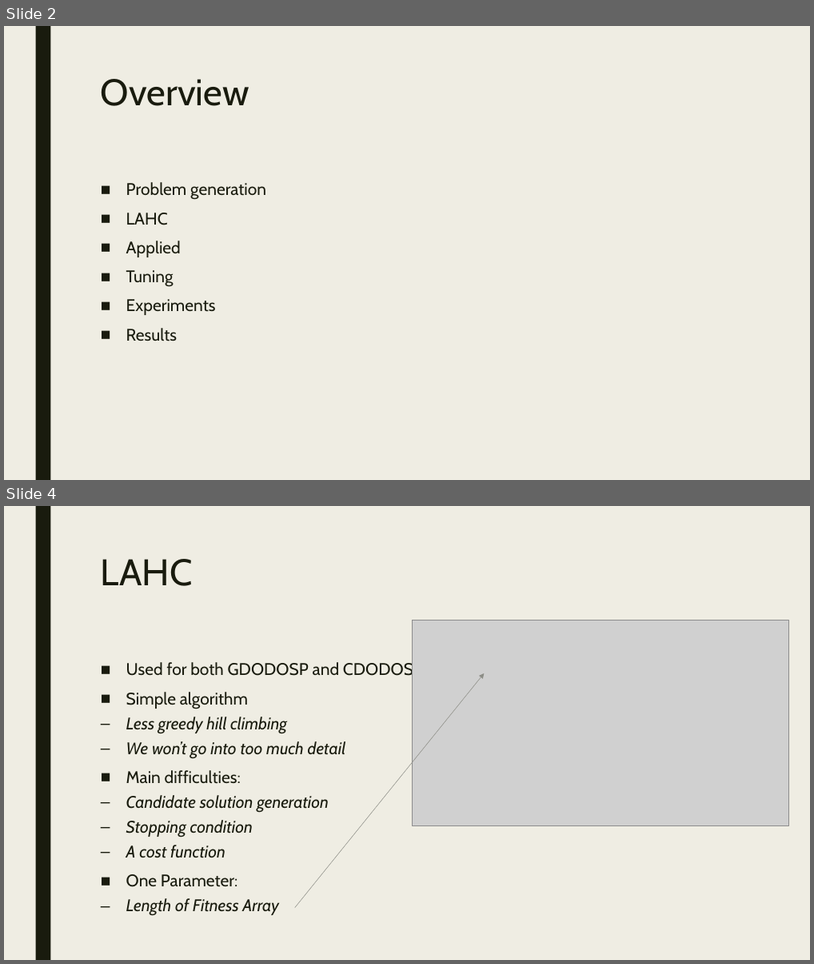
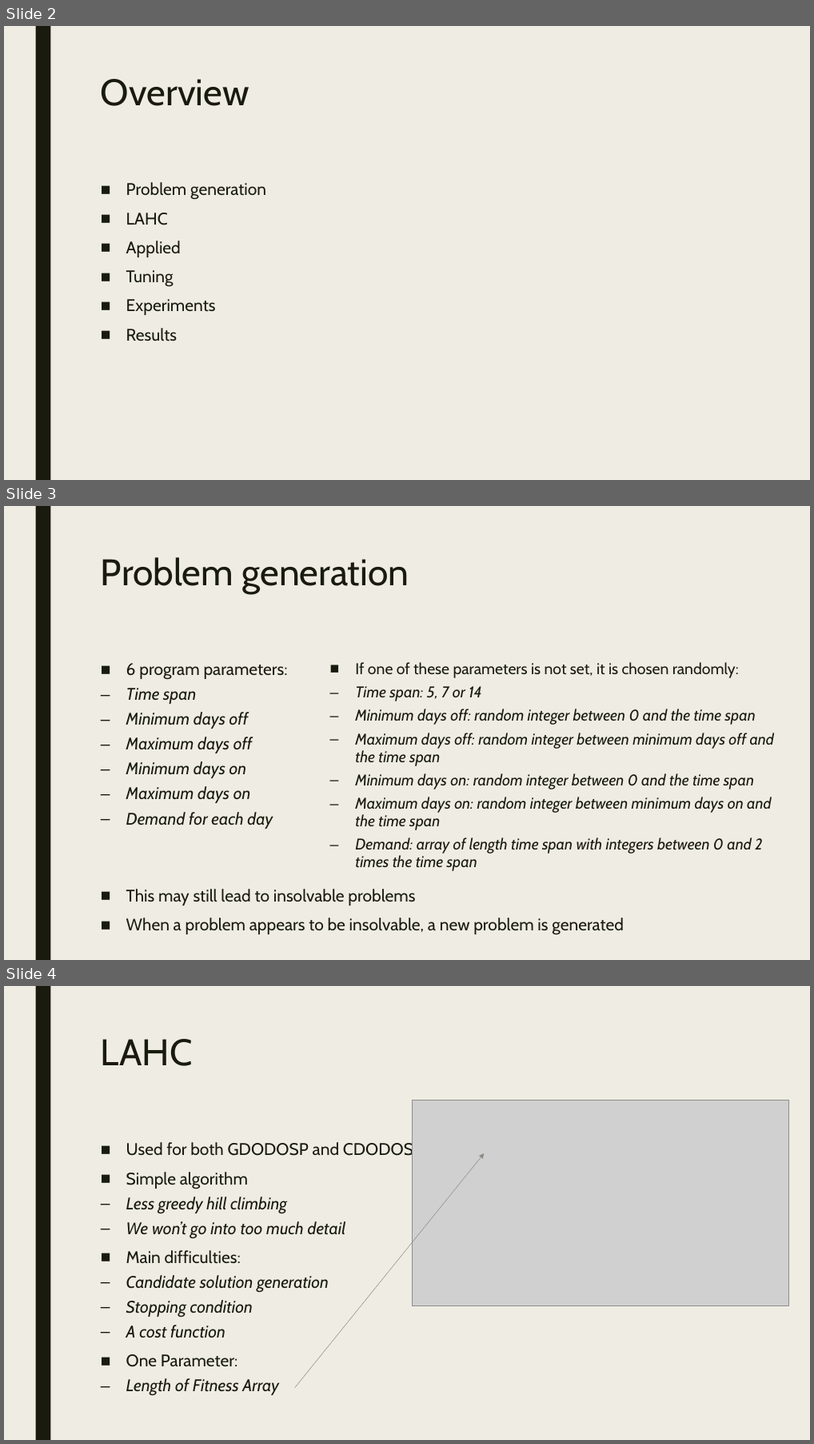
Before and after one commit to BavoGoosens/Capita3, a slide deck: presentation.pptx. Shown one above the other, each under a label of ours: slides 2 and 4 before the commit, slides 2, 3 and 4 after it; the slides between them are not shown. The pictures are 814x964 and 814x1444 pixels, drawn with LibreOffice and Linux fonts; fonts in the diff are those of the drawing; grey boxes stand for pictures. Boxes give left, top, right and bottom in pixels: in the first picture for what was removed or moved away, otherwise in the second. Text is boxed around its words. In the diff, an @@ line names an element or a change of style, - is before the commit and + after.

Commit message:
presentation

```diff
--- a/presentation.pptx
+++ b/presentation.pptx
@@ slide 3 added at [4, 506, 810, 960], background #EFEDE3; not listed: 1 template element that a slide beside it also shows @@
@@ title added at [101, 557, 410, 594], 44 pt, text #191B0E @@
+Problem generation
@@ text added at [126, 663, 288, 828], 20 pt, text #191B0E, italic @@
+■ 6 program parameters:
+  – Time span
+  – Minimum days off
+  – Maximum days off
+  – Minimum days on
+  – Maximum days on
+  – Demand for each day
@@ text added at [355, 662, 775, 871], 18.5 pt, text #191B0E, italic @@
+■ If one of these parameters is not set, it is chosen randomly:
+  – Time span: 5, 7 or 14
+  – Minimum days off: random integer between 0 and the time span
+  – Maximum days off: random integer between minimum days off and the time span
+  – Minimum days on: random integer between 0 and the time span
+  – Maximum days on: random integer between minimum days on and the time span
+  – Demand: array of length time span with integers between 0 and 2 times the time span
@@ text added at [126, 888, 624, 935], 20 pt, text #191B0E @@
+■ This may still lead to insolvable problems
+■ When a problem appears to be insolvable, a new problem is generated
```
Also in this commit, not shown: 1 other slide added, 1 slide removed.
